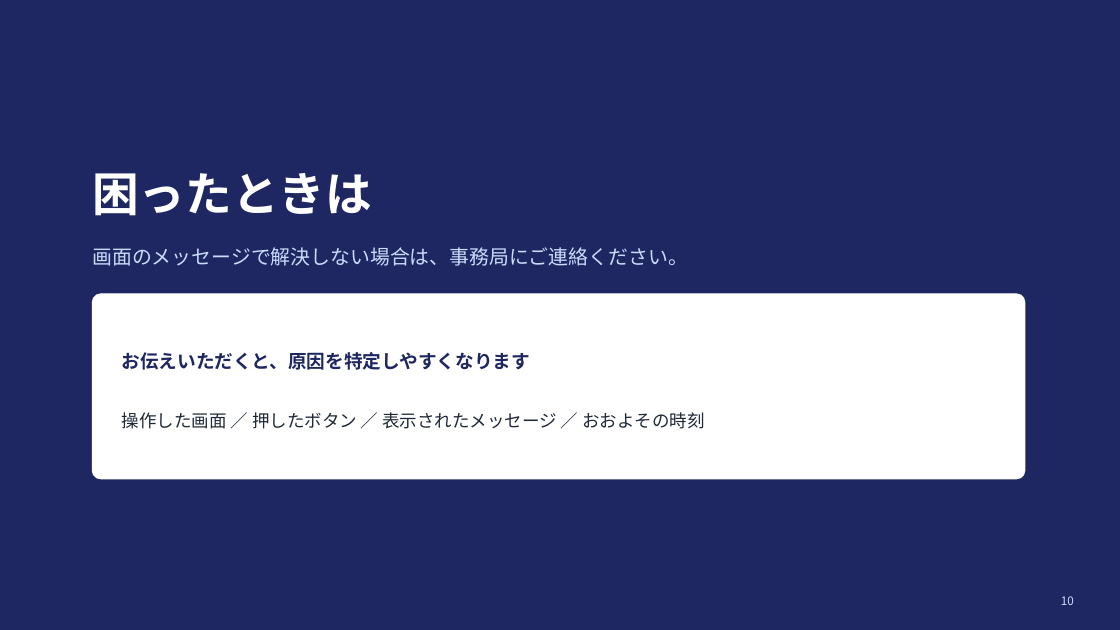
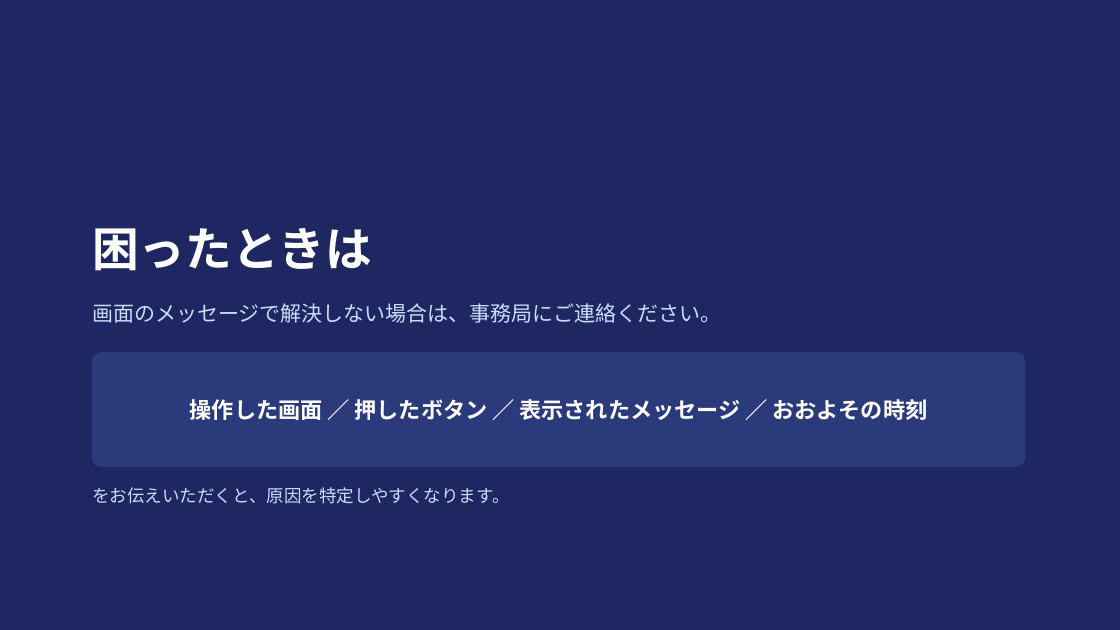
Before and after one commit to nisplus/reserve, a slide deck: slide 16 of docs/manual-vacancy.pptx (slide 11 before the commit). Drawn at 1120x630 pixels with LibreOffice and Linux fonts; fonts in the diff are those of the drawing. Boxes give left, top, right and bottom in pixels: in the first picture for what was removed or moved away, otherwise in the second. Text is boxed around its words. In the diff, an @@ line names an element or a change of style, - is before the commit and + after.

```diff
--- a/docs/manual-vacancy.pptx
+++ b/docs/manual-vacancy.pptx
@@ text "困ったときは": place and size @@
-text "困ったときは" at box(92, 173, 372, 216)
+text "困ったときは" at box(92, 228, 372, 271)
@@ text "画面のメッセージで解決しない場合は、事務局にご連絡ください。": place and size @@
-text "画面のメッセージで解決しない場合は、事務局にご連絡ください。" at box(92, 247, 687, 266)
+text "画面のメッセージで解決しない場合は、事務局にご連絡ください。" at box(92, 303, 721, 323)
@@ text "画面のメッセージで解決しない場合は、事務局にご連絡ください。" at box(92, 303, 721, 323): size 17 to 18 pt @@
@@ text "操作した画面 ／ 押したボタン ／ 表示されたメッセージ ...": place and size @@
-text "操作した画面 ／ 押したボタン ／ 表示されたメッセージ ..." at box(122, 352, 705, 429)
+text "操作した画面 ／ 押したボタン ／ 表示されたメッセージ ..." at box(190, 399, 927, 420)
@@ text "操作した画面 ／ 押したボタン ／ 表示されたメッセージ ..." at box(190, 399, 927, 420): size 15 to 19 pt, text colour #1F2937 to #FFFFFF, bold on; alignment left to centre; line spacing 1.35 to 1 @@
@@ rounded rectangle: place and size @@
-rounded rectangle at box(92, 294, 1025, 479)
+rounded rectangle at box(92, 353, 1025, 466)
@@ rounded rectangle at box(92, 353, 1025, 466): fill #FFFFFF to #2A3A7A; outline #FFFFFF 1 pt to #2A3A7A 1 pt; proportions changed @@
@@ text at box(122, 352, 530, 370): paragraph removed @@
-お伝えいただくと、原因を特定しやすくなります
@@ text added at box(92, 487, 509, 504), 15 pt, text #CADCFC @@
+をお伝えいただくと、原因を特定しやすくなります。
@@ text removed at box(1061, 596, 1074, 605) @@
-10
```
Also in this commit, not shown: 8 other slides changed, 6 slides added, 1 slide removed, 9 other files.
